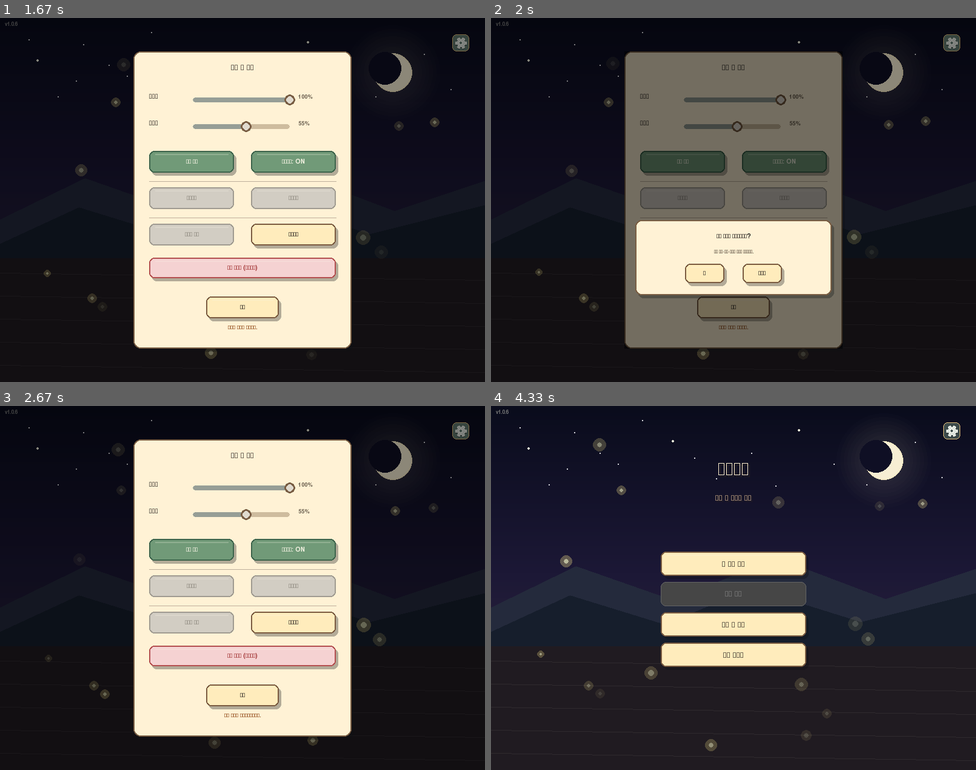
Above: before the commit, frames 1-4 (two rows, left to right).
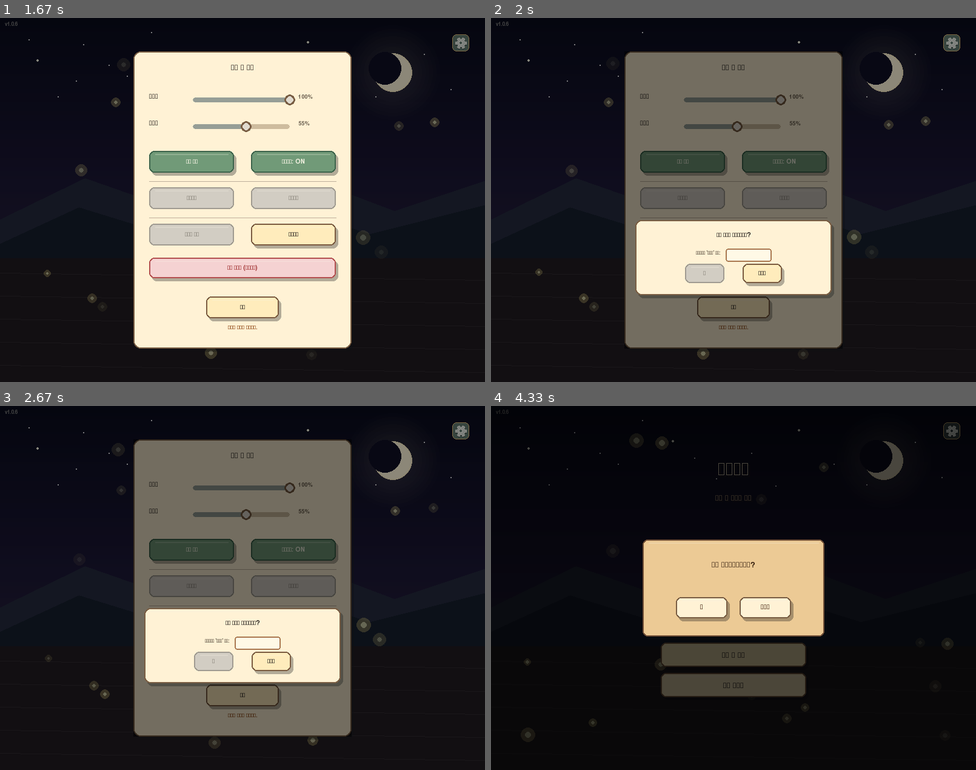
Above: after the commit, the same moments.

Repository: minulx-10/DreamFarm
Game: pygame game, started from main.py
Two runs of this game, one before a commit and one after it. Both use one fixed random seed, a clock stepped at 60 frames per second and the inputs below.
Inputs (mouse positions are in pixels of both pictures, inside the frame that each line leads up to):
- Up to frame 1 (1.67 s): press the mouse at (460, 43) at 0.37 s; move the mouse to (315, 65) at 0.47 s; release the mouse at (169, 87) at 0.6 s; press the mouse at (291, 200) at 0.7 s; move the mouse to (208, 163) at 0.8 s; release the mouse at (126, 127) at 0.93 s; press the mouse at (242, 98) at 1.03 s; move the mouse to (334, 196) at 1.13 s; release the mouse at (426, 294) at 1.27 s; press the mouse at (194, 163) at 1.37 s; move the mouse to (126, 141) at 1.47 s; release the mouse at (58, 119) at 1.6 s
- Up to frame 2 (2 s): press the mouse at (733, 269) at 1.7 s; move the mouse to (782, 181) at 1.8 s; release the mouse at (830, 94) at 1.93 s
- Up to frame 3 (2.67 s): press the mouse at (213, 660) at 2.03 s; move the mouse to (213, 609) at 2.13 s; release the mouse at (213, 555) at 2.27 s; press the mouse at (242, 624) at 2.37 s; move the mouse to (257, 544) at 2.47 s; release the mouse at (271, 460) at 2.6 s
- Up to frame 4 (4.33 s): hold Esc 2.67-3.13 s; tap Enter at 3.17 s; press the mouse at (782, 566) at 3.53 s; move the mouse to (845, 526) at 3.63 s; release the mouse at (908, 486) at 3.77 s; press the mouse at (539, 427) at 3.87 s; move the mouse to (588, 446) at 3.97 s; release the mouse at (641, 464) at 4.1 s; press the mouse at (733, 686) at 4.2 s; move the mouse to (811, 631) at 4.3 s

Frame 1 is identical in both runs. In frame 2, 0.7% of the frame differs, in the area x 40-58%, y 58-74%; in frame 3, 34%; in frame 4, 59%, in the area x 0-100%, y 1-98%.

Commit message:
Feat: 완전초기화 태초리셋+초기화입력·잠긴업적 이름표시·탭클릭버그·사과반찬·개발자이스터에그 등
- 갤러리 탭별 클릭 분리(업적 탭에서 이야기 아이템 눌리던 버그)
- 완전 초기화: 악몽/회차/이름까지 리셋(태초), '초기화' 직접 입력해야 확정
- 잠긴 업적도 이름·등급 표시(조건만 비밀)
- swap_crop_word 이름→먹는것 정규화로 '사과나무 반찬' 어색함 제거
- 개발자 이름 입력 시 토스트 이스터에그, '아버지의 하루' 빈도↓(30→40, 4→2턴)
- 갤러리 별잇기 감상 시 이해도 장면 스킵(event_replay)

Co-Authored-By: Claude Opus 4.8 <noreply@anthropic.com>

Diff:
--- a/core/achievements.py
+++ b/core/achievements.py
@@ -87,6 +87,20 @@
         unlock("true_ending")
 
 
+# 개발자 이름 이스터에그
+_DEV_NAMES = {"서태양", "김민욱", "박서현"}
+
+
+def on_name(name):
+    """플레이어 이름이 개발자 이름이면 특별 인사 토스트를 띄운다 (이스터에그)."""
+    if name in _DEV_NAMES:
+        _toasts.append({"a": {"title": f"개발자 {name}, 등장!", "tier": "legend"}, "t": 0.0})
+        try:
+            audio.play("epiphany")
+        except Exception:
+            pass
+
+
 # ------------------------------------------------------------------ 토스트
 def update(dt):
     for t in _toasts:
--- a/core/crops.py
+++ b/core/crops.py
@@ -80,6 +80,9 @@
 
 def swap_crop_word(text, word):
     """본문 속 '당근'을 지금 작물 이름으로 바꾸되, 뒤따르는 조사도 맞춘다."""
+    # 작물 '이름'(사과나무·벼)이 들어와도 식사 맥락 치환이 되도록 '먹는 것'으로 정규화한다.
+    # (안 하면 "당근 반찬"→"사과나무 반찬"처럼 어색해진다.)
+    word = {"사과나무": "사과", "벼": "쌀밥"}.get(word, word)
     if word == "당근":
         return text
 
--- a/core/game_state.py
+++ b/core/game_state.py
@@ -300,7 +300,7 @@
 
 # #1 Father day narration pages
 FATHER_DAY_NARRATIONS = {
-    30: [
+    40: [
         "새벽 4시.\n아직 어두운 하늘 아래, 아버지는 장화를 신었다.\n오늘도 아이는 당근을 먹지 않겠지.\n그래도 물은 줘야 한다.\n이 흙이 기다리니까.",
         "밭에 도착하면 먼저 하는 일.\n이랑 사이를 걸으며 어젯밤 사이 달라진 것을 살핀다.\n무릎이 아프다.\n하지만 이 당근은 아이의 식탁에 올라갈 것이다.\n그것만으로 충분하다.",
     ],
--- a/core/settings_overlay.py
+++ b/core/settings_overlay.py
@@ -48,8 +48,9 @@
         self.show_message = ""
         self.message_timer = 0.0
 
-        # 확인 모달 상태 ("delete_save" | "go_main" | None)
+        # 확인 모달 상태 ("delete_save" | "go_main" | "reset_all" | ... | None)
         self._confirm_action = None
+        self._reset_confirm_text = ""   # 완전 초기화 확정용 입력
         self._confirm_yes = pygame.Rect(self.panel.centerx - 80, self.panel.y + 350, 65, 32)
         self._confirm_no = pygame.Rect(self.panel.centerx + 15, self.panel.y + 350, 65, 32)
 
@@ -78,18 +79,32 @@
 
             # 확인 모달이 뜬 상태에서는 확인/취소만 처리
             if self._confirm_action is not None:
-                if event.type == pygame.MOUSEBUTTONDOWN and event.button == 1:
+                # 완전 초기화는 실수 방지를 위해 '초기화'라고 직접 입력해야 확정된다.
+                need_type = (self._confirm_action == "reset_all")
+                type_ok = (self._reset_confirm_text.strip() == "초기화")
+                if event.type == pygame.TEXTINPUT and need_type:
+                    if len(self._reset_confirm_text) < 8:
+                        self._reset_confirm_text += event.text
+                elif event.type == pygame.MOUSEBUTTONDOWN and event.button == 1:
                     if self._confirm_yes.collidepoint(event.pos):
+                        if need_type and not type_ok:
+                            audio.play("break")
+                        else:
+                            audio.play("click")
+                            self._execute_confirm(farm_scene)
+                    elif self._confirm_no.collidepoint(event.pos):
+                        audio.play("click")
+                        self._close_confirm()
+                elif event.type == pygame.KEYDOWN and event.key == pygame.K_ESCAPE:
+                    self._close_confirm()
+                elif event.type == pygame.KEYDOWN and event.key == pygame.K_BACKSPACE and need_type:
+                    self._reset_confirm_text = self._reset_confirm_text[:-1]
+                elif event.type == pygame.KEYDOWN and event.key in (pygame.K_RETURN, pygame.K_KP_ENTER):
+                    if need_type and not type_ok:
+                        audio.play("break")
+                    else:
                         audio.play("click")
                         self._execute_confirm(farm_scene)
-                    elif self._confirm_no.collidepoint(event.pos):
-                        audio.play("click")
-                        self._confirm_action = None
-                elif event.type == pygame.KEYDOWN and event.key == pygame.K_ESCAPE:
-                    self._confirm_action = None
-                elif event.type == pygame.KEYDOWN and event.key in (pygame.K_RETURN, pygame.K_KP_ENTER):
-                    audio.play("click")
-                    self._execute_confirm(farm_scene)
                 continue
 
             if event.type == pygame.KEYDOWN and event.key in (pygame.K_ESCAPE, pygame.K_m):
@@ -104,6 +119,15 @@
                     audio.play("hover")
                 self._drag = None
         return consumed
+
+    def _close_confirm(self):
+        """확인 모달을 닫는다 (완전 초기화 입력 상태도 정리)."""
+        self._confirm_action = None
+        self._reset_confirm_text = ""
+        try:
+            pygame.key.stop_text_input()
+        except Exception:
+            pass
 
     def _execute_confirm(self, farm_scene=None):
         if self._confirm_action == "delete_save":
@@ -131,16 +155,23 @@
             game_state.request_load = True
             self.open = False
         elif self._confirm_action == "reset_all":
-            if save_system.reset_all():
-                audio.play("success")
-                self.show_message = "모든 기록이 초기화되었습니다."
-            else:
-                audio.play("break")
-                self.show_message = "초기화할 기록이 없습니다."
+            save_system.reset_all()
+            audio.play("success")
+            self.show_message = "모든 기록이 초기화되었습니다."
             self.message_timer = 2.0
+            # 태초로 — 악몽 모드(달 이스터에그 등)와 회차 기록까지 완전 초기화
+            game_state.reset()
+            game_state.nightmare = False
+            game_state.is_second_run = False
+            game_state.player_name = "지후"
             game_state.current_scene = "title"
             self.open = False
         self._confirm_action = None
+        self._reset_confirm_text = ""
+        try:
+            pygame.key.stop_text_input()
+        except Exception:
+            pass
 
     def _on_press(self, pos, farm_scene=None):
         if self._bgm_track.inflate(24, 22).collidepoint(pos):
@@ -183,6 +214,11 @@
             self._confirm_action = "go_main"
         elif self._reset_all_btn.collidepoint(pos):
             self._confirm_action = "reset_all"
+            self._reset_confirm_text = ""
+            try:
+                pygame.key.start_text_input()
+            except Exception:
+                pass
         elif self._close_btn.collidepoint(pos) or self.button.collidepoint(pos):
             self.open = False
         elif not self.panel.collidepoint(pos):
@@ -346,13 +382,29 @@
         msg, sub = info.get(self._confirm_action, ("진행하시겠습니까?", ""))
 
         msg_surf = get_font(15).render(msg, True, TEXT_DARK)
-        screen.blit(msg_surf, (modal.centerx - msg_surf.get_width() // 2, modal.y + 22))
-
-        if sub:
+        screen.blit(msg_surf, (modal.centerx - msg_surf.get_width() // 2, modal.y + 20))
+
+        yes_disabled = False
+        if self._confirm_action == "reset_all":
+            # 실수 방지 — '초기화'라고 직접 입력해야 '예'가 활성화된다.
+            typed = self._reset_confirm_text
+            ok = (typed.strip() == "초기화")
+            label = get_font(13).render("확인하려면 '초기화' 입력:", True, TEXT_MUTED)
+            box_w = 76
+            total = label.get_width() + 8 + box_w
+            lx = modal.centerx - total // 2
+            screen.blit(label, (lx, modal.y + 50))
+            ib = pygame.Rect(lx + label.get_width() + 8, modal.y + 47, box_w, 22)
+            pygame.draw.rect(screen, (255, 249, 230), ib, border_radius=4)
+            pygame.draw.rect(screen, (60, 150, 70) if ok else (170, 120, 80), ib, 2, border_radius=4)
+            tt = get_font(14).render(typed, True, (50, 140, 60) if ok else TEXT_DARK)
+            screen.blit(tt, (ib.x + 6, ib.centery - tt.get_height() // 2))
+            yes_disabled = not ok
+        elif sub:
             sub_surf = get_font(12).render(sub, True, TEXT_MUTED)
             screen.blit(sub_surf, (modal.centerx - sub_surf.get_width() // 2, modal.y + 48))
 
-        self._draw_text_button(screen, self._confirm_yes, "예", active=False)
+        self._draw_text_button(screen, self._confirm_yes, "예", active=False, disabled=yes_disabled)
         self._draw_text_button(screen, self._confirm_no, "아니오", active=False)
 
     def _draw_slider_row(self, screen, label, track, value):
--- a/scenes/father_day.py
+++ b/scenes/father_day.py
@@ -96,7 +96,7 @@
             if self.fade_alpha >= 255:
                 # #10: Activate dad mode in farm
                 game_state.dad_mode = True
-                game_state.dad_mode_turns = 4
+                game_state.dad_mode_turns = 2
                 game_state.transition_text = (
                     "[아버지의 밭]\n"
                     "아버지의 손으로, 같은 밭을 돌본다.\n"
--- a/scenes/gallery.py
+++ b/scenes/gallery.py
@@ -129,11 +129,12 @@
                                 game_state.crop = meta_crop
                                 game_state.current_scene = "ending"
                                 return
-                else:
+                elif self.active_tab == "stories":
                     # 별 잇기 다시 하기 — 특별 미니게임 재생(끝나면 갤러리로 복귀)
                     if self.star_replay_btn.collidepoint(event.pos):
                         audio.play("success")
                         game_state.return_scene = "gallery"
+                        game_state.event_replay = True   # 감상용 — 끝나도 이해도 장면 없이 갤러리로
                         game_state.current_scene = "star_connect"
                         return
                     # 사건목록 클릭
@@ -277,10 +278,14 @@
                 pygame.draw.circle(screen, (140, 134, 124), (mcx, mcy), 15, 2)
                 q = self.font_body.render("?", True, (120, 114, 104))
                 screen.blit(q, (mcx - q.get_width() // 2, mcy - q.get_height() // 2))
-                title = self.font_body.render("???", True, (140, 134, 124))
-                screen.blit(title, (cell.x + 52, cell.y + 9))
-                ds = self.font_small.render("아직 잠겨 있는 업적", True, (150, 144, 134))
-                screen.blit(ds, (cell.x + 52, cell.y + 32))
+                # 잠겼어도 이름은 보여줘 무엇을 노려야 할지 유추할 수 있게 (설명만 감춘다)
+                title = self.font_body.render(ach["title"], True, (150, 144, 134))
+                screen.blit(title, (cell.x + 52, cell.y + 7))
+                rank = achievements.TIER_LABELS.get(ach["tier"], "")
+                rk = get_font(11).render(rank, True, (170, 164, 154))
+                screen.blit(rk, (cell.right - rk.get_width() - 10, cell.y + 8))
+                ds = self.font_small.render("아직 잠긴 업적 · 조건은 비밀", True, (160, 154, 144))
+                screen.blit(ds, (cell.x + 52, cell.y + 30))
 
     def _draw_stories_tab(self, screen):
         # 텃밭 사건 목록
--- a/scenes/name_input.py
+++ b/scenes/name_input.py
@@ -31,6 +31,8 @@
         if len(self.input_text.strip()) > 0 and len(self.ime_text) == 0:
             audio.play("success")
             game_state.player_name = self.input_text.strip()
+            from core import achievements
+            achievements.on_name(game_state.player_name)   # 개발자 이름 이스터에그
             game_state.current_scene = "intro"
             pygame.key.set_repeat(0)         # 키 반복 입력 비활성화
             pygame.key.stop_text_input()
--- a/scenes/star_connect.py
+++ b/scenes/star_connect.py
@@ -90,6 +90,11 @@
         if self.finished:
             return
         self.finished = True
+        # 갤러리에서 감상용으로 다시 한 경우엔 이해도 획득·결과 장면 없이 바로 갤러리로 복귀.
+        if getattr(game_state, "event_replay", False):
+            game_state.event_replay = False
+            game_state.current_scene = "gallery"
+            return
         n = self.idx
         frac = n / self.total
         bonus = 18 if frac >= 0.99 else 12 if frac >= 0.7 else 7 if frac >= 0.4 else 3
Not shown, changed: CHANGELOG.md
Not shown, changed: HANDOFF.md
